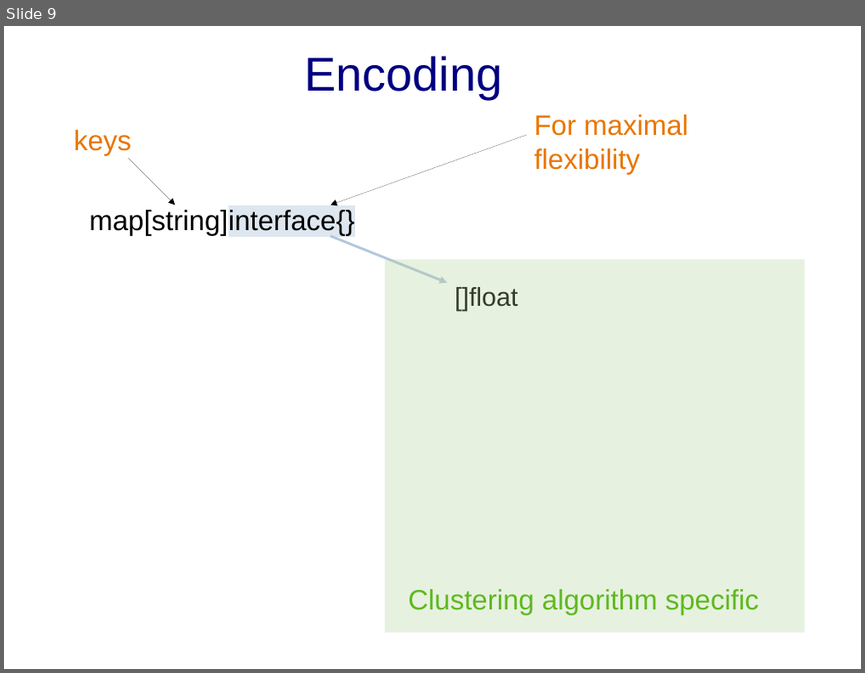
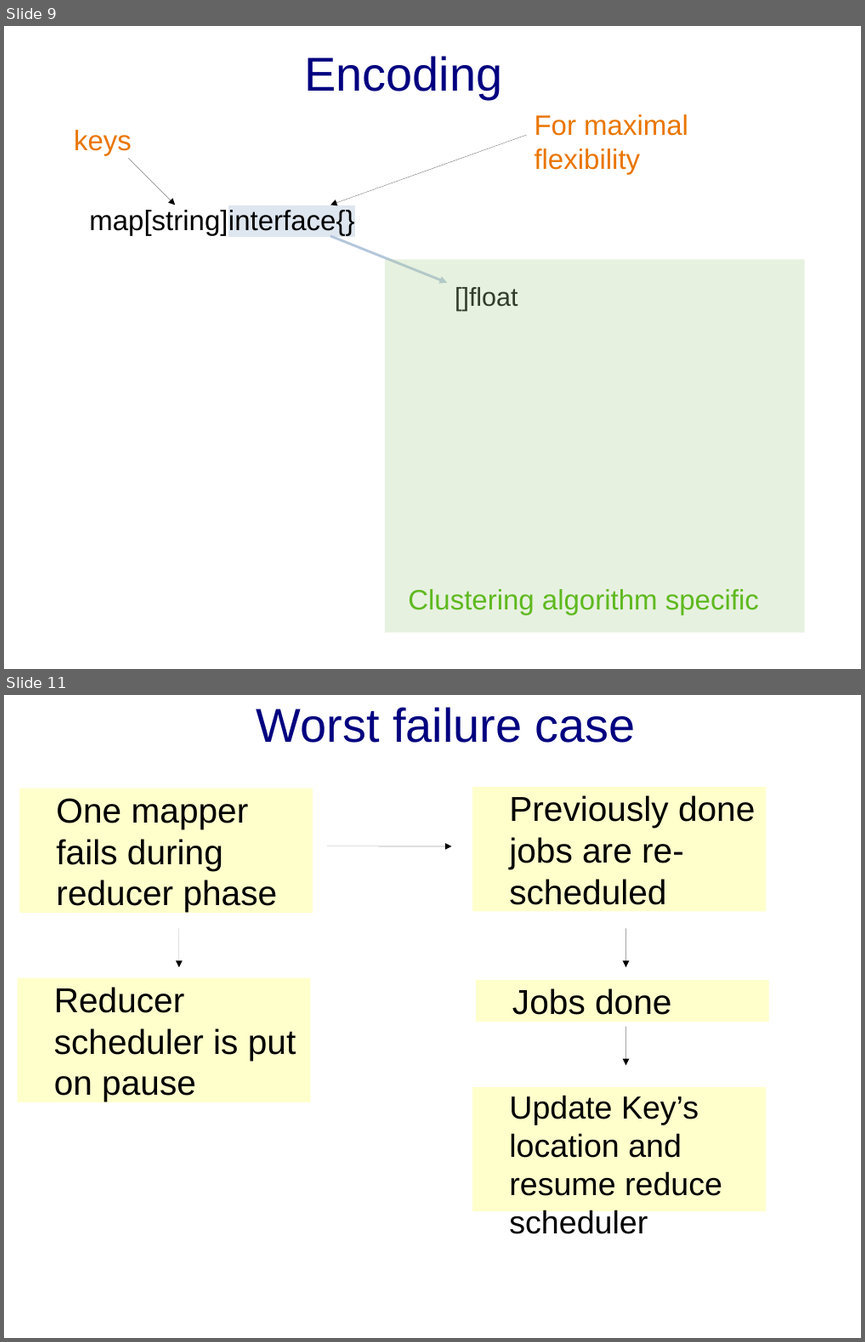
Before and after one commit to sgaragagghu/sdcc-documentazione, a slide deck: to_delete/presentazione.odp. Shown one above the other, each under a label of ours: slide 9 before the commit, slides 9 and 11 after it; the slides between them are not shown. The pictures are 865x673 and 865x1342 pixels, drawn with LibreOffice and Linux fonts; fonts in the diff are those of the drawing. Boxes give left, top, right and bottom in pixels: in the first picture for what was removed or moved away, otherwise in the second. Text is boxed around its words. In the diff, an @@ line names an element or a change of style, - is before the commit and + after.

```diff
--- a/to_delete/presentazione.odp
+++ b/to_delete/presentazione.odp
@@ slide 11 added at (x1=4, y1=695, x2=861, y2=1338), background #FFFFFF @@
@@ title added at (x1=256, y1=707, x2=636, y2=743), 44 pt, text #000080 @@
+Worst failure case
@@ text added at (x1=19, y1=789, x2=313, y2=913), fill #FFFFCC, 32 pt, text #000000 @@
+One mapper fails during reducer phase
@@ text added at (x1=473, y1=787, x2=766, y2=911), fill #FFFFCC, 32 pt, text #000000 @@
+Previously done jobs are re-scheduled
@@ arrow added from (328, 846) to (452, 846), #000000 0 pt @@
@@ arrow added from (179, 928) to (179, 967), #000000 0 pt @@
@@ arrow added from (626, 928) to (626, 967), #000000 0 pt @@
@@ text added at (x1=18, y1=978, x2=310, y2=1102), fill #FFFFCC, 32 pt, text #000000 @@
+Reducer scheduler is put on pause
@@ text added at (x1=476, y1=980, x2=769, y2=1021), fill #FFFFCC, 32 pt, text #000000 @@
+Jobs done
@@ arrow added from (626, 1027) to (626, 1065), #000000 0 pt @@
@@ text added at (x1=473, y1=1087, x2=766, y2=1211), fill #FFFFCC, 29.6 pt, text #000000 @@
+Update Key’s location and resume reduce scheduler
```
Also in this commit, not shown: 2 other slides added, 3 slides removed.
